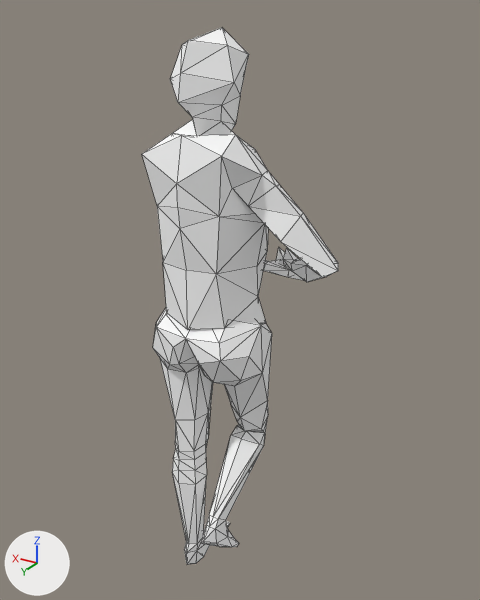
The Blender file Assets/Resources/Graphics/Models/Ervina/ErvinaRig.blend as it was, and as the next commit left it.
Both versions are drawn from a camera (50 mm lens) standing at (-1.154, 1.717, 1.038) and looking at (-0.086, -0.064, 0.147). The lights are fixed; the arrows at lower left show +X, +Y and +Z. Both versions are drawn at frame 156 of the action 'ArmatureLegsAction'; the numbers are the values there. Mesh edges are drawn as thin lines.

The first picture shows 'MeshLegs', 'MeshTorso'.
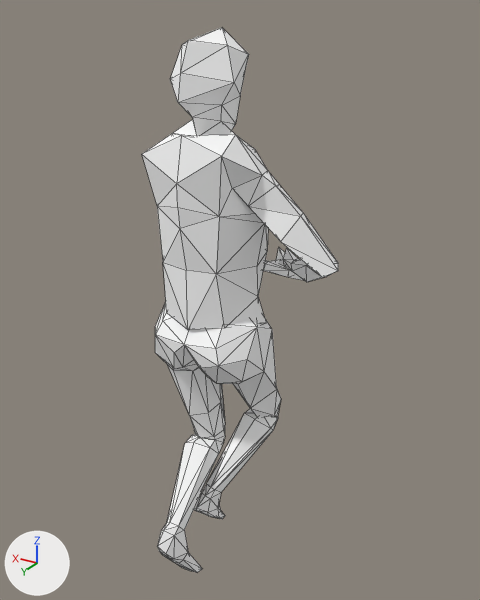
What the commit changed:
Bone 'LegIK.L' (bone_legik_l) moves from (0.0, 0.0, 0.0) to (0.079, -0.291, 0.282).
Bone 'LegIK.R' (bone_legik_r) moves from (0.0, -0.1, 0.207) to (-0.073, -0.052, 0.288).

Boxes [x1, y1, x2, y2] around the edits, measured in the pictures (480 x 600 px):
'MeshLegs', posed: before [153, 308, 272, 565]; after [155, 302, 281, 572]
